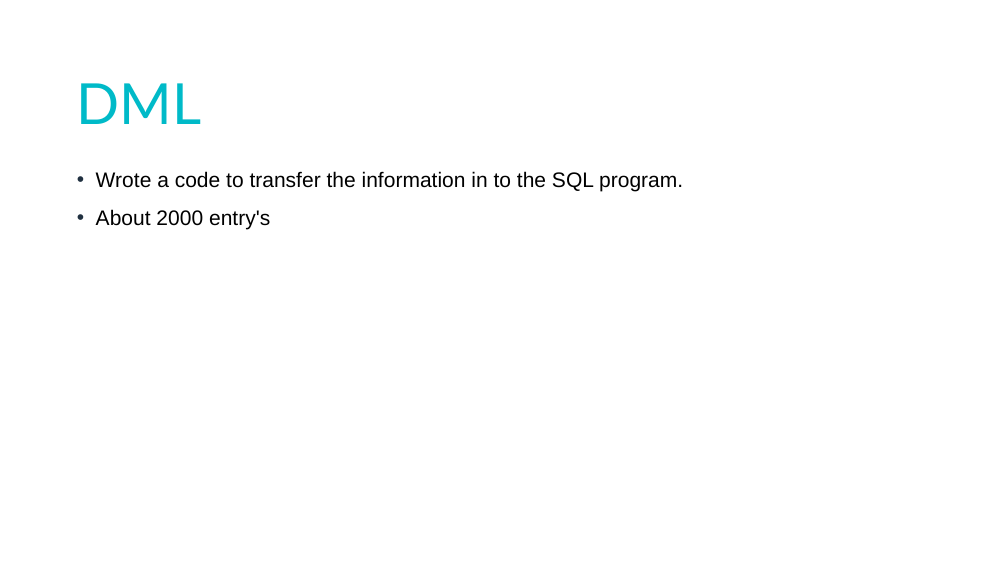
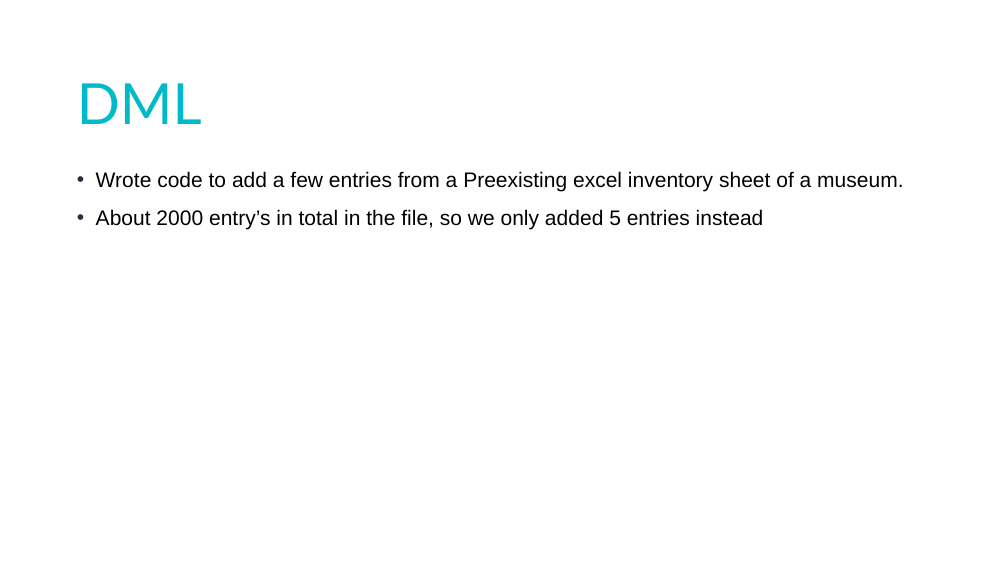
Before and after one commit to KingShampoo/MuseamDataBase, a slide deck: slide 7 of CS 3700 PP.pptx. Drawn at 1008x567 pixels with LibreOffice and Linux fonts; fonts in the diff are those of the drawing. Boxes give left, top, right and bottom in pixels: in the first picture for what was removed or moved away, otherwise in the second. Text is boxed around its words. In the diff, an @@ line names an element or a change of style, - is before the commit and + after.

```diff
--- a/CS 3700 PP.pptx
+++ b/CS 3700 PP.pptx
@@ text at [96, 171, 903, 230]: text changed @@
-• Wrote a code to transfer the information in to the SQL program.
-• About 2000 entry's
+• Wrote code to add a few entries from a Preexisting excel inventory sheet of a museum.
+• About 2000 entry’s in total in the file, so we only added 5 entries instead
```
Also in this commit, not shown: 3 other slides changed.
